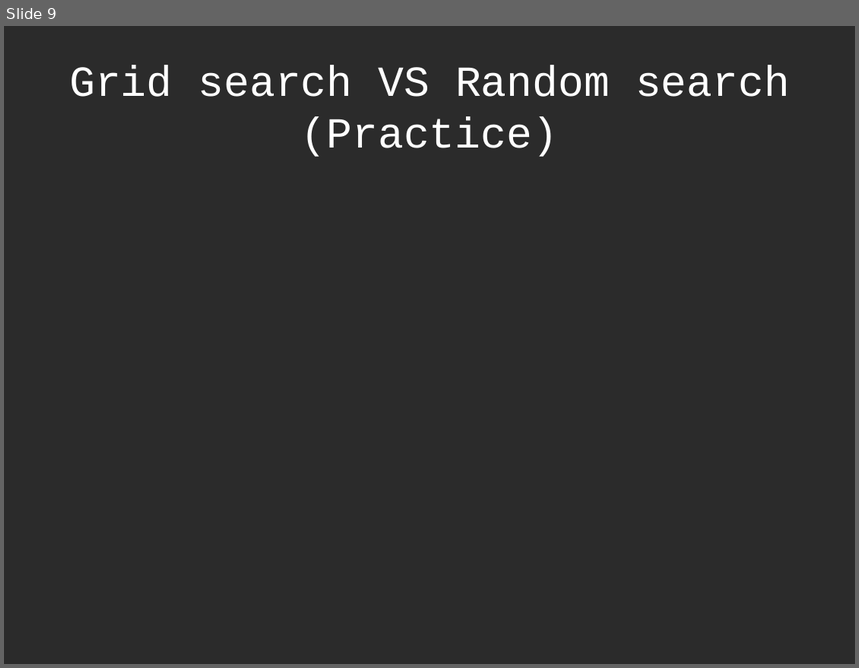
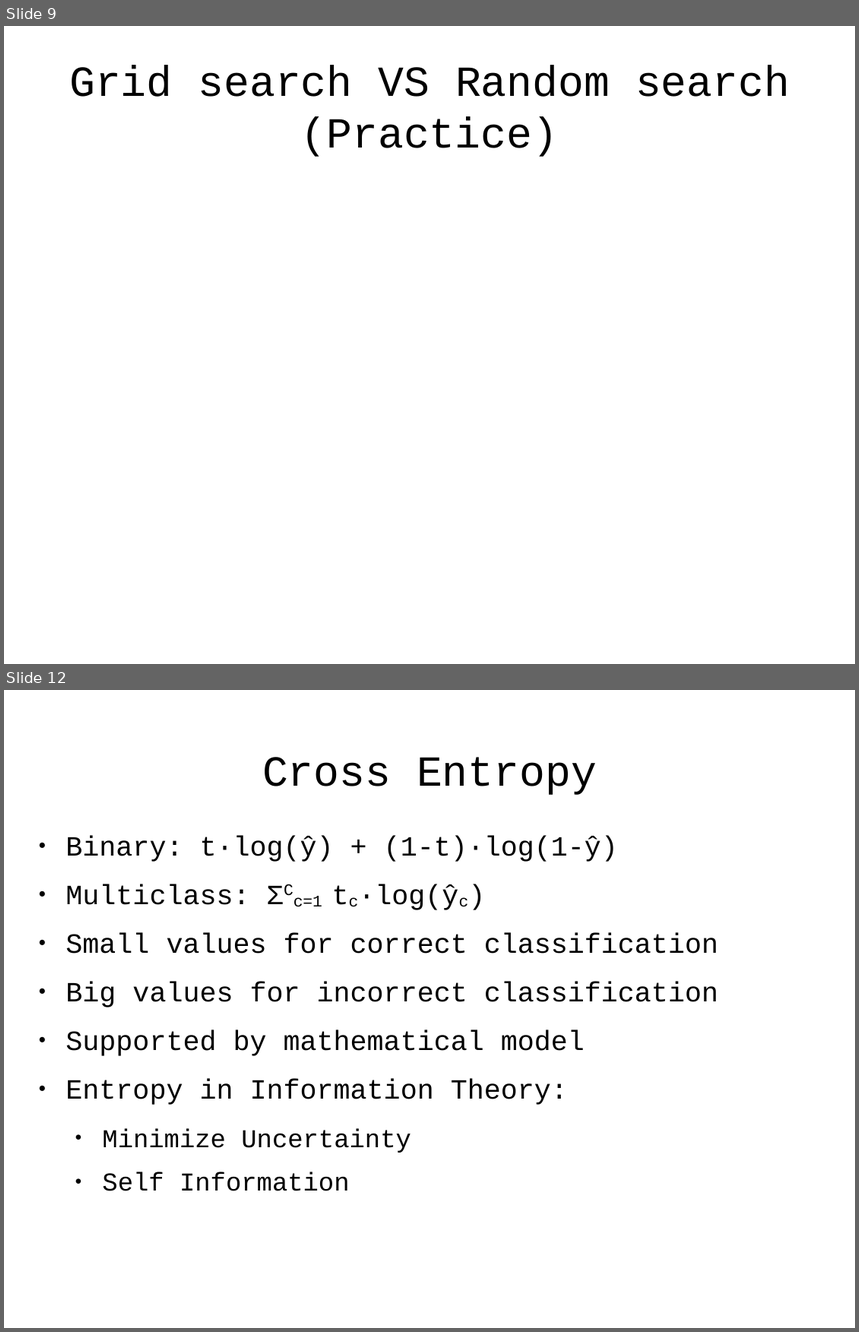
Before and after one commit to antonio-petrillo/ProgettoNNDL, a slide deck: presentation/presentazione.odp. Shown one above the other, each under a label of ours: slide 9 before the commit, slides 9 and 12 after it; the slides between them are not shown. The pictures are 859x668 and 859x1332 pixels, drawn with LibreOffice and Linux fonts; fonts in the diff are those of the drawing; background and template pictures are left out; a plain dark background stands for a picture behind light text. Boxes give left, top, right and bottom in pixels: in the first picture for what was removed or moved away, otherwise in the second. Text is boxed around its words. In the diff, an @@ line names an element or a change of style, - is before the commit and + after.

```diff
--- a/presentation/presentazione.odp
+++ b/presentation/presentazione.odp
@@ slide 12 added at <box>4,690,855,1328</box>, background #FFFFFF @@
@@ title added at <box>262,757,597,795</box>, 40 pt, text #000000 @@
+Cross Entropy
@@ text added at <box>66,836,718,1192</box>, 26 pt, text #000000 @@
+● Binary: t·log(ŷ) + (1-t)·log(1-ŷ)
+● Multiclass: ΣCc=1 tc·log(ŷc)
+● Small values for correct classification
+● Big values for incorrect classification
+● Supported by mathematical model
+● Entropy in Information Theory:
+  ● Minimize Uncertainty
+  ● Self Information
@@ slide 9 changed as well @@
@@ background picture (left out) to #FFFFFF @@
@@ title "Grid search VS Random search ..." at <box>69,65,790,157</box>: text colour #FFFFFF to #000000 @@
```
Also in this commit, not shown: 8 other slides changed, 4 other slides added, 5 slides removed, 2 other files.
